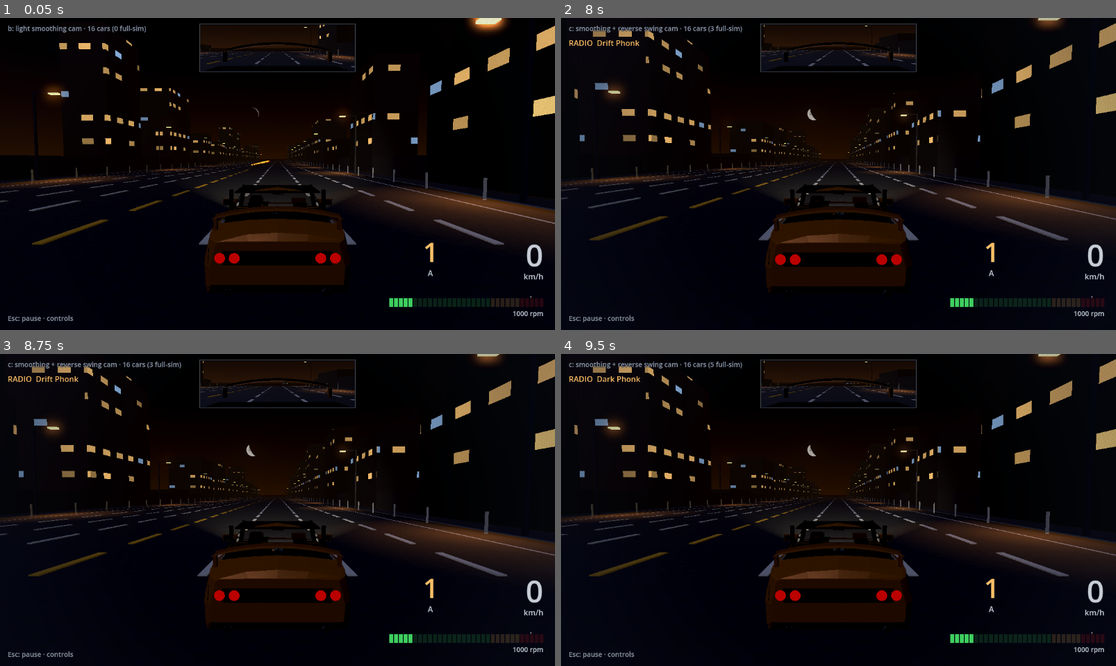
Above: before the commit, frames 1-4 (two rows, left to right).
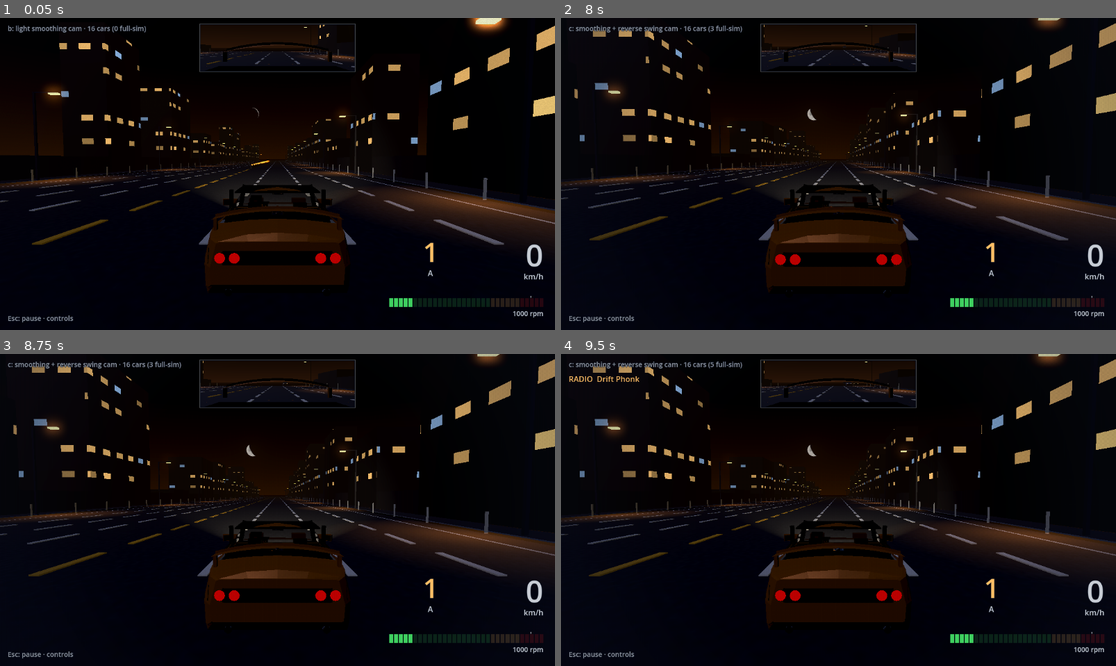
Above: after the commit, the same moments.

Repository: SmurfyHehe/neon-overdrive
Game: Godot game, scene res://Game.tscn
Two runs of this game, one before a commit and one after it. Both use one fixed random seed, a clock stepped at 60 frames per second and the inputs below.
Inputs (mouse positions are in pixels of both pictures, inside the frame that each line leads up to):
- Up to frame 1 (0.05 s): no input
- Up to frame 2 (8 s): tap Enter (photo_shot) at 0.5, 5 s; move the mouse to (960, 158) at 0.52 s; hold D (photo_right) 0.53-1.25 s; tap N (radio_next) at 0.6, 2.3, 3.8, 5.3, 7.55 s; click (960, 158) at 0.67 s; drag from (727, 189) to (810, 236) at 1.27 s; move the mouse to (894, 105) at 2.02 s; hold D (photo_right) 2.03-2.75 s; tap C (camera_cycle) at 2.1 s; tap Space (handbrake) at 2.75 s; drag from (810, 236) to (672, 127) at 2.77 s; move the mouse to (1005, 220) at 3.52 s; hold A (photo_left) 3.53-4.25 s; hold Shift (clutch) 3.53-4.25 s; tap M (mute) at 4.15 s; drag from (672, 127) to (755, 96) at 4.27 s; move the mouse to (866, 174) at 5.02 s; hold , (radio_volume_down, bound only after the commit) 5.03-5.75 s; tap V (look_glance) at 5.1 s; click (866, 174) at 5.17 s; tap Escape (pause) at 5.65 s; click "Restart" at 5.75 s; drag from (755, 96) to (727, 189) at 6.52 s; move the mouse to (960, 158) at 7.27 s; hold . (radio_volume_up, bound only after the commit) from 7.28 s (still down); tap X (photo_fov_wide) at 7.35 s
- Up to frame 3 (8.75 s): release . (radio_volume_up, bound only after the commit) at 8 s; tap Space (handbrake) at 8 s; drag from (166, 525) to (249, 572) at 8.02 s
- Up to frame 4 (9.5 s): tap Enter (photo_shot) at 8.75 s; move the mouse to (894, 441) at 8.77 s; hold , (radio_volume_down, bound only after the commit) from 8.78 s (still down); tap Left (photo_look_left) at 8.85 s; tap N (radio_next) at 9.05 s

Frame 1 is identical in both runs. In frame 2, 0.1% of the frame differs, in the area x 1-51%, y 7-64%; in frame 3, 0.1%; in frame 4, less than 0.1%.

Commit message:
Radio volume knob in play: hold , or . and the hand turns it
Holding . (up) or , (down) sends the driver's right hand to the head
unit's volume knob; the volume moves only while the hand is on it, the
knob's pointer follows the volume (135 deg either side of the top), the
wrist rolls with it, and the screen shows a VOLUME bar while it changes.
Letting go saves it. The volume is the pause menu's Music slider, so the
slider turns the knob too. Touch-only screens take the volume on the bar.
The knob moves to the top corner of the bezel, where it shows from the
seat. Controls page lists both keys. New test tests/radio_volume_knob.gd.

Co-Authored-By: Claude Opus 5.5 (1M context) <noreply@anthropic.com>

Diff:
--- a/project.godot
+++ b/project.godot
@@ -116,6 +116,16 @@
 "events": [Object(InputEventKey,"resource_local_to_scene":false,"resource_name":"","device":-1,"window_id":0,"alt_press …(190 unchanged characters)…
 ]
 }
+radio_volume_down={
+"deadzone": 0.2,
+"events": [Object(InputEventKey,"resource_local_to_scene":false,"resource_name":"","device":-1,"window_id":0,"alt_pressed":false,"shift_pressed":false,"ctrl_pressed":false,"meta_pressed":false,"pressed":false,"keycode":44,"physical_keycode":0,"key_label":0,"unicode":0,"location":0,"echo":false,"script":null)
+]
+}
+radio_volume_up={
+"deadzone": 0.2,
+"events": [Object(InputEventKey,"resource_local_to_scene":false,"resource_name":"","device":-1,"window_id":0,"alt_pressed":false,"shift_pressed":false,"ctrl_pressed":false,"meta_pressed":false,"pressed":false,"keycode":46,"physical_keycode":0,"key_label":0,"unicode":0,"location":0,"echo":false,"script":null)
+]
+}
 clutch={
 "deadzone": 0.2,
 "events": [Object(InputEventKey,"resource_local_to_scene":false,"resource_name":"","device":-1,"window_id":0,"alt_press …(195 unchanged characters)…
--- a/scripts/cockpit_frame.gd
+++ b/scripts/cockpit_frame.gd
@@ -101,6 +101,7 @@
 var lamps: MultiMeshInstance3D
 var lamp_text: Label3D
 var head_unit: HeadUnit         # the touch-screen radio on the centre stack
+var _volume_dirty := false       # volume turned since the last save
 var lever: Node3D
 var lever_knob: Node3D
 var handbrake: Node3D
@@ -396,6 +397,17 @@
 		return {"pos": head_unit.transform * head_unit.tile_point(s + 1), "contact": DriverModel.CONTACT_RADIO_TILE}
 	return {"pos": head_unit.transform * head_unit.off_point(), "contact": DriverModel.CONTACT_RADIO_KNOB}
 
+## Volume key state from the game (-1 down, +1 up, 0 none): the hand goes to
+## the knob; the volume moves only while it is there (_update_volume).
+func set_volume_dir(dir: int) -> void:
+	if driver != null:
+		driver.volume_dir = dir
+
+## Where the hand takes the volume, car space: the knob, or on a touch-only
+## screen the VOLUME bar at the current level.
+func volume_touch() -> Vector3:
+	return head_unit.transform * head_unit.volume_point()
+
 ## The one place a hand touching something has an effect.
 func _on_hand_contact(target: StringName) -> void:
 	if target == DriverModel.CONTACT_RADIO_TILE or target == DriverModel.CONTACT_RADIO_KNOB:
@@ -637,7 +649,25 @@
 			radio = scene.radio
 	return radio
 
+## Radio volume, 0..1 per second while the hand turns the knob (full sweep in
+## two seconds of holding the key).
+const VOLUME_RATE := 0.5
+
+## Turns the volume while the hand is on the knob, keeps the knob on the
+## volume (the pause menu's Music slider moves it too), and saves when the hand
+## lets go. The Music slider is the radio's volume: one setting, two controls.
+func _update_volume(delta: float) -> void:
+	var turning := driver != null and driver.is_turning_volume()
+	if turning:
+		var v: float = AudioSettings.volumes["Music"]
+		AudioSettings.set_volume("Music", v + driver.volume_dir * VOLUME_RATE * delta)
+	elif _volume_dirty:
+		AudioSettings.save_settings()
+	_volume_dirty = turning
+	head_unit.show_volume(AudioSettings.volumes["Music"], delta)
+
 func _update_radio(delta: float) -> void:
+	_update_volume(delta)
 	var r := _find_radio()
 	if r == null:
 		return
--- a/scripts/driver_model.gd
+++ b/scripts/driver_model.gd
@@ -32,6 +32,10 @@
 #     on the finger's contact, not on the key: CockpitFrame runs
 #     RadioManager.next_station() from hand_contact. Requests wait while a
 #     shift or handbrake pull has the hand;
+#   - radio volume (2026-10-08): while a volume key is held the hand goes to
+#     the knob and turns it (screen-only units: the finger rides the volume
+#     bar); CockpitFrame moves the volume only while the hand is on it
+#     (is_turning_volume), and the knob's pointer follows the volume;
 #   - handbrake: while the handbrake is pulled the hand holds the lever and
 #     rides it up and down, then returns to the rim;
 #   - steering: a small head yaw into the turn and a body lean from lateral g;
@@ -112,13 +116,17 @@
 const CONTACT_HANDBRAKE := &"handbrake"
 const CONTACT_RADIO_TILE := &"radio_tile"
 const CONTACT_RADIO_KNOB := &"radio_knob"
+const CONTACT_RADIO_VOLUME := &"radio_volume"
+## How long the hand stays on the volume knob after the key is let go, so
+## short taps in a row don't send it back and forth.
+const VOLUME_LINGER_SECS := 0.35
 ## Next-station presses that may wait for the hand at once (more are dropped).
 const MAX_RADIO_REQUESTS := 4
 
 ## The right hand touched something (one of the CONTACT_ names).
 signal hand_contact(target: StringName)
 
-enum Act { GRIP, SHIFT_REACH, SHIFT_HOLD, SHIFT_RETURN, RADIO_REACH, RADIO_PRESS, RADIO_RETURN, BRAKE_REACH, BRAKE_HOLD, BRAKE_RETURN }
+enum Act { GRIP, SHIFT_REACH, SHIFT_HOLD, SHIFT_RETURN, RADIO_REACH, RADIO_PRESS, RADIO_RETURN, VOLUME_REACH, VOLUME_HOLD, BRAKE_REACH, BRAKE_HOLD, BRAKE_RETURN }
 
 var frame: CockpitFrame
 var player: PlayerCar
@@ -133,6 +141,8 @@
 var act := Act.GRIP
 var act_t := 0.0
 var radio_requests := 0          # next-station presses waiting for the hand
+var volume_dir := 0              # volume key held: -1 down, +1 up, 0 none (set by the game)
+var _volume_idle := 0.0          # seconds on the knob with no key held
 var contact_count := 0
 var last_contact := &""
 var _radio_target := Vector3.ZERO  # car space, where the finger lands this reach
@@ -463,7 +473,30 @@
 	hand_contact.emit(target)
 
 func _is_radio() -> bool:
-	return act == Act.RADIO_REACH or act == Act.RADIO_PRESS or act == Act.RADIO_RETURN
+	return act == Act.RADIO_REACH or act == Act.RADIO_PRESS or act == Act.RADIO_RETURN 			or act == Act.VOLUME_REACH or act == Act.VOLUME_HOLD
+
+## The hand is on the volume control and a volume key is held: CockpitFrame
+## moves the volume only while this is true.
+func is_turning_volume() -> bool:
+	return act == Act.VOLUME_HOLD and volume_dir != 0
+
+## Volume key held: the hand reaches the knob (or the screen's volume bar on
+## knobless units) and turns it while the key is down.
+func _begin_volume() -> void:
+	_volume_idle = 0.0
+	_start(Act.VOLUME_REACH)
+
+## The right hand on the volume control, car space: fingertips on the knob
+## face, the wrist rolled with the knob's pointer (screen-only units: the
+## finger on the bar, sliding with the level).
+func _volume_hand_transform() -> Transform3D:
+	_radio_target = frame.volume_touch()
+	var xf := _radio_hand_transform(1.0)
+	var unit := frame.head_unit
+	if unit != null and unit.knob != null:
+		var axis := (unit.transform.basis * Vector3.BACK).normalized()   # the knob's spindle, car space
+		xf.basis = Basis(axis, unit.knob.rotation.z) * xf.basis
+	return xf
 
 func _is_brake() -> bool:
 	return act == Act.BRAKE_REACH or act == Act.BRAKE_HOLD
@@ -491,6 +524,8 @@
 				_hand_xf = grip * Transform3D(Basis(Vector3.UP, 0.35 * k), Vector3(0.0, 0.0, -0.012 * k))
 			if radio_requests > 0:
 				_begin_radio()
+			elif volume_dir != 0:
+				_begin_volume()
 			elif player.handbrake_input > 0.5:
 				_start(Act.BRAKE_REACH)   # pulled while the hand was busy, still held
 		Act.SHIFT_REACH:
@@ -522,8 +557,23 @@
 			if t >= 1.0:
 				if radio_requests > 0 and not (frame.lever_moving and not player.automatic_transmission):
 					_begin_radio()   # another press waiting: on to the next tile
+				elif volume_dir != 0:
+					_begin_volume()
 				else:
 					_start(Act.RADIO_RETURN)
+		Act.VOLUME_REACH:
+			var t := clampf(act_t / (REACH_SECS + 0.08), 0.0, 1.0)
+			_hand_xf = _hand_from.interpolate_with(_volume_hand_transform(), _ease(t))
+			if t >= 1.0:
+				_contact(CONTACT_RADIO_VOLUME)
+				_start(Act.VOLUME_HOLD)
+		Act.VOLUME_HOLD:
+			_hand_xf = _volume_hand_transform()
+			_volume_idle = 0.0 if volume_dir != 0 else _volume_idle + delta
+			if radio_requests > 0 and volume_dir == 0:
+				_begin_radio()
+			elif _volume_idle >= VOLUME_LINGER_SECS:
+				_start(Act.RADIO_RETURN)
 		Act.RADIO_RETURN:
 			var t := clampf(act_t / (RETURN_SECS + 0.08), 0.0, 1.0)
 			_hand_xf = _hand_from.interpolate_with(grip, _ease(t))
--- a/scripts/game.gd
+++ b/scripts/game.gd
@@ -46,6 +46,7 @@
 # speed feel (FOV, dolly, shake) all live in chase_camera.gd.
 var camera: ChaseCamera
 var radio: RadioManager
+var _volume_unsaved := false      # volume keys moved it with no cockpit; saved on release
 var fx: FxPack  # effects pack v1: vignette, speed lines, skid marks, exhaust flames (fx_pack.gd)
 
 func _ready() -> void:
@@ -250,7 +251,7 @@
 			c.index = max_idx
 
 # ---------- floating origin (issue #26) ----------
-func _physics_process(_delta: float) -> void:
+func _physics_process(delta: float) -> void:
 	# Runs before the car's own _physics_process (parent before child), so
 	# GEVP computes this step's velocity from positions that are already
 	# shifted consistently.
@@ -261,6 +262,7 @@
 		toggle_mute()
 	if Input.is_action_just_pressed("radio_next") and radio != null:
 		request_next_station()
+	_radio_volume_input(delta)
 
 ## Next station (N): with the cockpit built the driver's hand reaches the touch
 ## screen and the station changes on the tap (CockpitFrame.request_radio), in
@@ -271,6 +273,21 @@
 		f.request_radio()
 	else:
 		radio.next_station()
+
+## Radio volume (hold , or .): with the cockpit built the driver's hand goes
+## to the knob and the volume moves while it turns it (CockpitFrame); with no
+## cockpit the volume moves at once. It is the Music slider in the pause menu.
+func _radio_volume_input(delta: float) -> void:
+	var dir := int(Input.get_axis("radio_volume_down", "radio_volume_up"))
+	var f: CockpitFrame = camera.frame if camera != null else null
+	if f != null and f.driver != null:
+		f.set_volume_dir(dir)
+	elif dir != 0:
+		AudioSettings.set_volume("Music", AudioSettings.volumes["Music"] + dir * CockpitFrame.VOLUME_RATE * delta)
+		_volume_unsaved = true
+	elif _volume_unsaved:
+		_volume_unsaved = false
+		AudioSettings.save_settings()
 
 ## Moves the world back by shift_chunks whole chunks (positive = the car had
 ## driven forward, -z). Whole chunks keep chunk positions exact integers x 50.
--- a/scripts/head_unit.gd
+++ b/scripts/head_unit.gd
@@ -20,6 +20,11 @@
 # a little too bright, with a physical volume knob beside it (pressing the knob
 # turns the radio off); a modern factory screen is touch only, and "off" is a
 # power spot on the glass.
+#
+# Volume (2026-10-08): the knob turns with the radio's volume (the Music
+# slider, AudioSettings), VOL_ARC_DEG either side of the top. While the volume
+# changes the header shows a VOLUME bar for VOL_SHOW_SECS; on a touch-only
+# screen that bar is where the finger slides (volume_point).
 
 const NAVY := Color("#1B2A4A")
 const NAVY_DEEP := Color("#0E1424")
@@ -42,6 +47,9 @@
 const KNOB_DEPTH := 0.018
 const KNOB_PRESS := 0.004
 const TICK_SECS := 0.028
+const VOL_ARC_DEG := 135.0
+const VOL_SHOW_SECS := 1.5
+const VOL_BAR := Rect2(18, 52, 330, 26)   # screen px, in the header
 
 ## Keyed by PlayerCar.chassis_kind(); DEFAULT_STYLE for anything unlisted.
 ##   aftermarket: printed bezel, tablet proud of the stack
@@ -74,6 +82,9 @@
 var _tick: AudioStreamPlayer
 var _meter_t := 0.0
 var _knob_t := 0.0
+var volume := 1.0                 # 0..1, what the knob and the VOLUME bar show
+var _vol_show_t := 0.0            # > 0 while the VOLUME bar is up
+var _vol_seen := false            # the first volume is the saved one: no bar for it
 
 static func style_for(kind: String) -> Dictionary:
 	return STYLES[kind] if STYLES.has(kind) else STYLES[DEFAULT_STYLE]
@@ -150,9 +161,11 @@
 	knob.add_child(k.instance(CockpitKit.material(0.35, 0.6, 0.4), "KnobMesh"))
 	add_child(knob)
 
-## Knob centre at rest, node space: beside the screen on the driver's side (-x).
+## Knob centre at rest, node space: beside the screen on the driver's side
+## (-x), at the top corner, where it shows over the wheel from the seat (at the
+## bottom it sat below the cockpit view, so its turning couldn't be seen).
 func _knob_base() -> Vector3:
-	return Vector3(-SCREEN_W * 0.5 - BEZEL_BORDER - KNOB_R - 0.010, -SCREEN_H * 0.5 + KNOB_R + 0.004, -BEZEL_DEPTH)
+	return Vector3(-SCREEN_W * 0.5 - BEZEL_BORDER - KNOB_R - 0.010, SCREEN_H * 0.5 - KNOB_R - 0.004, -BEZEL_DEPTH)
 
 ## A short synthesized tick for a tap: a few cycles of a decaying 2.4 kHz click.
 func _build_tick() -> void:
@@ -190,6 +203,18 @@
 		return _knob_base() + Vector3(0.0, 0.0, KNOB_DEPTH)
 	return _px_to_local(POWER_SPOT)
 
+## Where the hand takes the volume: the knob's face, or the VOLUME bar at the
+## current level on a touch-only screen (node space).
+func volume_point() -> Vector3:
+	if has_knob:
+		return _knob_base() + Vector3(0.0, 0.0, KNOB_DEPTH)
+	return _px_to_local(Vector2(VOL_BAR.position.x + VOL_BAR.size.x * volume, VOL_BAR.get_center().y))
+
+## Knob angle for a volume, radians about the spindle (+z): VOL_ARC_DEG to
+## the left at 0, straight up at half, VOL_ARC_DEG to the right at full.
+static func knob_angle(v: float) -> float:
+	return deg_to_rad(VOL_ARC_DEG - 2.0 * VOL_ARC_DEG * clampf(v, 0.0, 1.0))
+
 static func tile_rect(i: int) -> Rect2:
 	var n := RadioStations.station_count()
 	var w := (PX.x - 2.0 * MARGIN - TILE_GAP * (n - 1)) / n
@@ -216,6 +241,25 @@
 		_knob_t = maxf(_knob_t - delta, 0.0)
 		knob.position = _knob_base() - Vector3(0.0, 0.0, KNOB_PRESS * sin(_knob_t / 0.15 * PI))
 
+## The radio's volume (0..1) this frame: turns the knob, and raises the
+## VOLUME bar while it changes.
+func show_volume(v: float, delta: float) -> void:
+	var changed := _vol_seen and not is_equal_approx(v, volume)
+	_vol_seen = true
+	volume = v
+	if changed:
+		_vol_show_t = VOL_SHOW_SECS
+		_redraw()
+	elif _vol_show_t > 0.0:
+		_vol_show_t = maxf(_vol_show_t - delta, 0.0)
+		if _vol_show_t == 0.0:
+			_redraw()
+	if knob != null:
+		knob.rotation.z = knob_angle(volume)
+
+func is_volume_shown() -> bool:
+	return _vol_show_t > 0.0
+
 ## The finger touched the unit: tick, and push the knob in for an off press.
 func tap(on_knob: bool) -> void:
 	taps += 1
@@ -231,7 +275,7 @@
 func _redraw() -> void:
 	if canvas == null:
 		return
-	canvas.modulate = OFF_DIM if station < 0 else Color.WHITE
+	canvas.modulate = OFF_DIM if station < 0 and _vol_show_t <= 0.0 else Color.WHITE
 	canvas.queue_redraw()
 	viewport.render_target_update_mode = SubViewport.UPDATE_ONCE
 
@@ -262,6 +306,8 @@
 			var lit := on and float(i) / bars < unit.level
 			var col := (HeadUnit.SODIUM if i >= 7 else HeadUnit.AMBER) if lit else HeadUnit.NAVY
 			draw_rect(Rect2(x, 46, 8, 40), col)
+		if unit.is_volume_shown():
+			_volume_bar(font)
 		if not unit.has_knob:
 			draw_circle(HeadUnit.POWER_SPOT, 14.0, HeadUnit.NAVY)
 			draw_arc(HeadUnit.POWER_SPOT, 8.0, -PI * 0.35, PI * 1.35, 16, HeadUnit.SILVER, 2.0)
@@ -280,6 +326,21 @@
 		# a little glare across the glass, and a thumb smudge where it gets tapped
 		draw_colored_polygon(PackedVector2Array([Vector2(w * 0.55, 0), Vector2(w * 0.72, 0), Vector2(w * 0.40, h), Vector2(w * 0.23, h)]), Color(1, 1, 1, 0.035))
 		draw_circle(Vector2(w * 0.62, h * 0.62), 22.0, Color(1, 1, 1, 0.025))
+
+	## The VOLUME bar over the header while the volume changes: ten segments,
+	## amber up to the level, sodium for the top three, and the percentage.
+	func _volume_bar(font: Font) -> void:
+		draw_rect(Rect2(0, 0, HeadUnit.PX.x, HeadUnit.TILE_Y - 6.0), HeadUnit.NAVY_DEEP)
+		draw_string(font, Vector2(HeadUnit.MARGIN, 34), "VOLUME", HORIZONTAL_ALIGNMENT_LEFT, -1, 14, HeadUnit.SILVER.darkened(0.25))
+		var r := HeadUnit.VOL_BAR
+		var segs := 10
+		var sw := r.size.x / segs
+		for i in segs:
+			var lit := (float(i) + 0.5) / segs <= unit.volume
+			var col := (HeadUnit.SODIUM if i >= 7 else HeadUnit.AMBER) if lit else HeadUnit.NAVY
+			draw_rect(Rect2(r.position.x + i * sw, r.position.y, sw - 4.0, r.size.y), col)
+		draw_string(font, Vector2(r.end.x + 16.0, r.end.y - 2.0), "%d" % roundi(unit.volume * 100.0),
+				HORIZONTAL_ALIGNMENT_LEFT, -1, 26, HeadUnit.AMBER)
 
 	## Track art generated from the palette, one motif per station.
 	func _art(r: Rect2, i: int) -> void:
--- a/scripts/pause_menu.gd
+++ b/scripts/pause_menu.gd
@@ -17,7 +17,7 @@
 		["shift_up", "Shift up (manual)"], ["shift_down", "Shift down (manual)"], ["toggle_gearbox", "Gearbox: auto / semi / manual"],
 		["clutch", "Clutch (hold, manual)"], ["starter", "Starter (hold, manual)"]]],
 	["Camera", [["camera_cycle", "Camera smoothing"], ["camera_view", "Chase / cockpit view"], ["look_back", "Look back (hold)"], ["look_glance", "Mirror glance (tap; steer picks side)"]]],
-	["Audio & Radio", [["mute", "Mute"], ["radio_next", "Next radio station"]]],
+	["Audio & Radio", [["mute", "Mute"], ["radio_next", "Next radio station"], ["radio_volume_down", "Radio volume down (hold)"], ["radio_volume_up", "Radio volume up (hold)"]]],
 	["Photo mode", [["photo_mode", "Photo mode"], ["photo_forward", "Forward"], ["photo_back", "Back"], ["photo_left", "Le …(339 unchanged characters)…
 	["Menus", [["pause", "Pause / back"], ["tuning_panel", "Tuning panel"], ["autotune_panel", "Auto-Tune panel"]]],
 ]
--- /dev/null
+++ b/tests/radio_volume_knob.gd
@@ -0,0 +1,207 @@
+extends SceneTree
+
+# Radio volume knob in play (Roy 2026-10-08), in the real Game.tscn with the
+# real renderer:
+# - holding . (radio_volume_up) sends the driver's right hand to the knob; the
+#   volume does not move on the key, only once the hand is on the knob
+# - while the key is held the volume rises, the knob turns with it (its angle
+#   is HeadUnit.knob_angle(volume)) and the hand rolls with the knob
+# - the screen shows the VOLUME bar while the volume changes
+# - letting go: the volume stops, the hand returns to the wheel, and the
+#   volume is saved (it is the pause menu's Music slider)
+# - holding , (radio_volume_down) turns it back down, clamped at 0
+# - the Music slider moving the volume turns the knob too
+# - a touch-only screen takes the volume on its bar, at the current level
+# - optional: RADIO_VOLUME_SHOT=<dir> saves cockpit screenshots there
+# Exit code 1 on failure. Run (a window opens):
+#   Godot_v4.7.2-stable_win64_console.exe --path . --resolution 1280x720 -s res://tests/radio_volume_knob.gd
+
+const TIMEOUT_SECS := 40.0
+const STEP_TIMEOUT_SECS := 6.0
+const SETTINGS := "user://test_radio_volume_knob.cfg"
+
+enum Step { BOOT, SETTLE, UP, RELEASE, DOWN, SLIDER, DONE }
+
+var step := Step.BOOT
+var step_start := 0
+var tick := 0
+var failures: Array[String] = []
+var game: Node
+var p: PlayerCar
+var frame: CockpitFrame
+var d: DriverModel
+var held := KEY_NONE
+var key_tick := -1
+var contact_tick := -1
+var vol_at_key := 0.0
+var vol_at_release := 0.0
+var shot_dir := ""
+
+func _initialize() -> void:
+	OS.set_environment("NEON_TRAFFIC", "0")
+	ExhaustTune.save_path = "user://autotune/test_radio_volume_exhaust.json"
+	DirAccess.remove_absolute(ProjectSettings.globalize_path(SETTINGS))
+	shot_dir = OS.get_environment("RADIO_VOLUME_SHOT")
+	change_scene_to_file("res://Game.tscn")
+
+func _drive(c: PlayerCar) -> void:
+	c.throttle_input = 0.3
+	c.brake_input = 0.0
+	c.handbrake_input = 0.0
+	c.steering_input = 0.0
+
+func _key(code: Key, pressed: bool) -> void:
+	var ev := InputEventKey.new()
+	ev.keycode = code
+	ev.physical_keycode = code
+	ev.pressed = pressed
+	Input.parse_input_event(ev)
+	held = code if pressed else KEY_NONE
+
+func _on_contact(target: StringName) -> void:
+	if target == DriverModel.CONTACT_RADIO_VOLUME and contact_tick < 0:
+		contact_tick = tick
+
+func _vol() -> float:
+	return AudioSettings.volumes["Music"]
+
+func _knob_ok(msg: String) -> void:
+	var want := HeadUnit.knob_angle(_vol())
+	var got := frame.head_unit.knob.rotation.z
+	_check(absf(got - want) < 0.02, "%s: knob at %.1f deg, volume %.2f wants %.1f deg" % [msg, rad_to_deg(got), _vol(), rad_to_deg(want)])
+
+func _physics_process(_delta: float) -> bool:
+	tick += 1
+	if tick > _s(TIMEOUT_SECS):
+		return _end("timed out in step %s" % Step.keys()[step])
+	game = current_scene
+	if game == null or game.get("player") == null or game.get("camera") == null or game.get("radio") == null:
+		return false
+	p = game.player
+	p.driver = _drive
+	var cam: ChaseCamera = game.camera
+	frame = cam.frame
+	if frame == null:
+		return _end("no cockpit frame (NEON_COCKPIT=0?)")
+	d = frame.driver
+	var waited := tick - step_start
+	if OS.get_environment("RVK_TRACE") == "1" and tick % _s(0.25) == 0:
+		print("t%d %s act=%s dir=%d vol=%.3f axis=%.1f vis=%s fps=%d" % [tick, Step.keys()[step], DriverModel.Act.keys()[d.act], d.volume_dir, _vol(), Input.get_axis("radio_volume_down", "radio_volume_up"), frame.visible, Engine.get_frames_per_second()])
+	if waited > _s(STEP_TIMEOUT_SECS):
+		return _end("step %s took too long" % Step.keys()[step])
+	match step:
+		Step.BOOT:
+			AudioSettings.path = SETTINGS
+			AudioSettings.set_volume("Music", 0.5)
+			_check(frame.head_unit.knob != null, "the P1 head unit has a volume knob")
+			if frame.head_unit.knob == null:
+				return _end("")
+			d.hand_contact.connect(_on_contact)
+			cam.set_view(ChaseCamera.View.COCKPIT)
+			_touch_only_unit()
+			_go(Step.SETTLE)
+		Step.SETTLE:
+			if waited == _s(1.0):
+				_knob_ok("at rest")
+				_check(not frame.head_unit.is_volume_shown(), "no VOLUME bar at rest")
+				_shot("radio_volume_rest.png")
+				vol_at_key = _vol()
+				key_tick = tick
+				_key(KEY_PERIOD, true)
+				_go(Step.UP)
+		Step.UP:
+			if contact_tick < 0:
+				_check(is_equal_approx(_vol(), vol_at_key), "the volume moved before the hand reached the knob (%.3f)" % _vol())
+				if waited == _s(0.17):
+					_check(d.act == DriverModel.Act.VOLUME_REACH, ". sends the right hand to the knob (act %s)" % DriverModel.Act.keys()[d.act])
+				return false
+			if tick == contact_tick + 1:
+				print("key to knob: %d ticks" % (contact_tick - key_tick))
+				_check(contact_tick - key_tick >= _s(0.1), "the hand takes a moment to reach the knob (%d ticks)" % (contact_tick - key_tick))
+				var tip := frame.volume_touch() + Vector3(0.0, -0.005, 0.055)
+				_check(d.hand_position(1).distance_to(tip) < 0.03, "the hand is on the knob (%.3f m off)" % d.hand_position(1).distance_to(tip))
+			if tick == contact_tick + _s(0.5):
+				_check(_vol() > vol_at_key + 0.05, "holding . turns the volume up (%.2f -> %.2f)" % [vol_at_key, _vol()])
+				_knob_ok("turning up")
+				_check(frame.head_unit.is_volume_shown(), "the VOLUME bar shows while turning")
+				var axis := (frame.head_unit.transform.basis * Vector3.BACK).normalized()
+				var want := Basis(axis, frame.head_unit.knob.rotation.z) * d._radio_hand_transform(1.0).basis
+				var off := (d._hand_xf.basis.inverse() * want).get_rotation_quaternion().get_angle()
+				_check(off < 0.05, "the hand rolls with the knob (%.1f deg off)" % rad_to_deg(off))
+				_shot("radio_volume_turning.png")
+			if is_equal_approx(_vol(), 1.0) and tick > contact_tick + _s(0.5):
+				_knob_ok("full")
+				_key(KEY_PERIOD, false)
+				vol_at_release = _vol()
+				_go(Step.RELEASE)
+		Step.RELEASE:
+			if waited > _s(0.1) and d.act == DriverModel.Act.GRIP:
+				_check(is_equal_approx(_vol(), vol_at_release), "the volume kept moving after the key was released (%.3f -> %.3f)" % [vol_at_release, _vol()])
+				var cfg := ConfigFile.new()
+				_check(cfg.load(SETTINGS) == OK and is_equal_approx(float(cfg.get_value("audio", "music", -1.0)), _vol()), "the new volume is saved as the Music setting")
+				contact_tick = -1
+				key_tick = tick
+				vol_at_key = _vol()
+				_key(KEY_COMMA, true)
+				_go(Step.DOWN)
+		Step.DOWN:
+			if contact_tick > 0 and is_equal_approx(_vol(), 0.0):
+				_knob_ok("zero")
+				vol_at_key = 0.0
+				print("full sweep down: %.2f s" % (float(tick - contact_tick) / Engine.physics_ticks_per_second))
+				_key(KEY_COMMA, false)
+				_go(Step.SLIDER)
+		Step.SLIDER:
+			if vol_at_key >= 0.0 and d.act == DriverModel.Act.GRIP:
+				AudioSettings.set_volume("Music", 0.7)
+				vol_at_key = -1.0
+				key_tick = tick
+			if vol_at_key < 0.0 and tick == key_tick + 3:
+				_knob_ok("Music slider set to 0.7")
+				_check(d.act == DriverModel.Act.GRIP, "the slider doesn't send the hand (act %s)" % DriverModel.Act.keys()[d.act])
+				return _end("")
+	return false
+
+## A touch-only screen (no knob): the finger takes the volume on the bar, at
+## the current level.
+func _touch_only_unit() -> void:
+	var hu := HeadUnit.new("test")
+	_check(not hu.has_knob, "the test car's screen is touch only")
+	hu.volume = 0.0
+	var lo := hu.volume_point()
+	hu.volume = 1.0
+	var hi := hu.volume_point()
+	_check(hi.x - lo.x > HeadUnit.SCREEN_W * 0.5, "the volume bar runs across the screen (%.3f m)" % (hi.x - lo.x))
+	_check(absf(lo.y - hi.y) < 0.0001 and lo.y > 0.0, "the volume bar sits in the header (y %.3f)" % lo.y)
+	hu.free()
+
+func _shot(file: String) -> void:
+	if shot_dir == "":
+		return
+	var img := root.get_viewport().get_texture().get_image()
+	var path := shot_dir.path_join(file)
+	img.save_png(path)
+	print("screenshot %dx%d: %s" % [img.get_width(), img.get_height(), path])
+
+## Seconds to physics ticks (the game may run at 60 or 120 Hz).
+func _s(secs: float) -> int:
+	return int(round(secs * Engine.physics_ticks_per_second))
+
+func _go(next: Step) -> void:
+	step = next
+	step_start = tick
+
+func _check(ok: bool, msg: String) -> void:
+	if not ok:
+		failures.append(msg)
+
+func _end(msg: String) -> bool:
+	if msg != "":
+		failures.append(msg)
+	if held != KEY_NONE:
+		_key(held, false)
+	for f in failures:
+		printerr("FAIL: ", f)
+	print("radio_volume_knob: ", "PASS" if failures.is_empty() else "FAIL")
+	quit(0 if failures.is_empty() else 1)
+	return true
Not shown, added: tests/radio_volume_knob.gd.uid
Not shown, changed: tests/run_tests.bat
